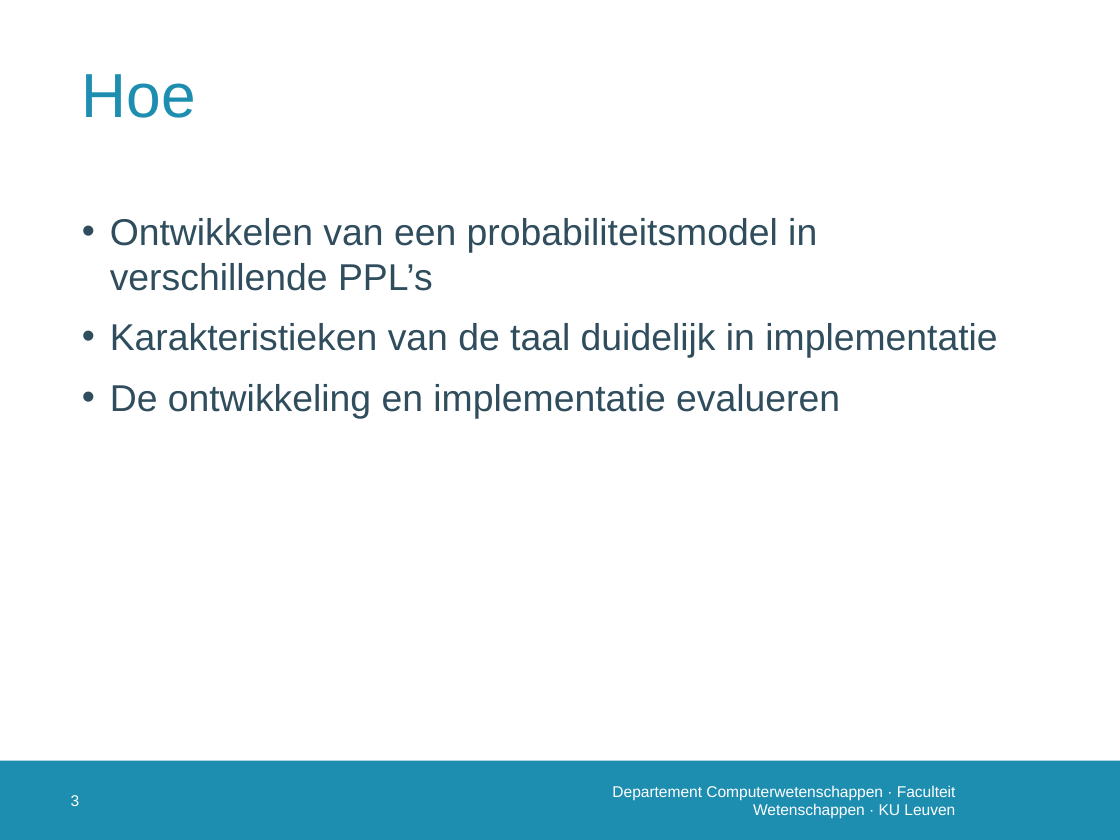
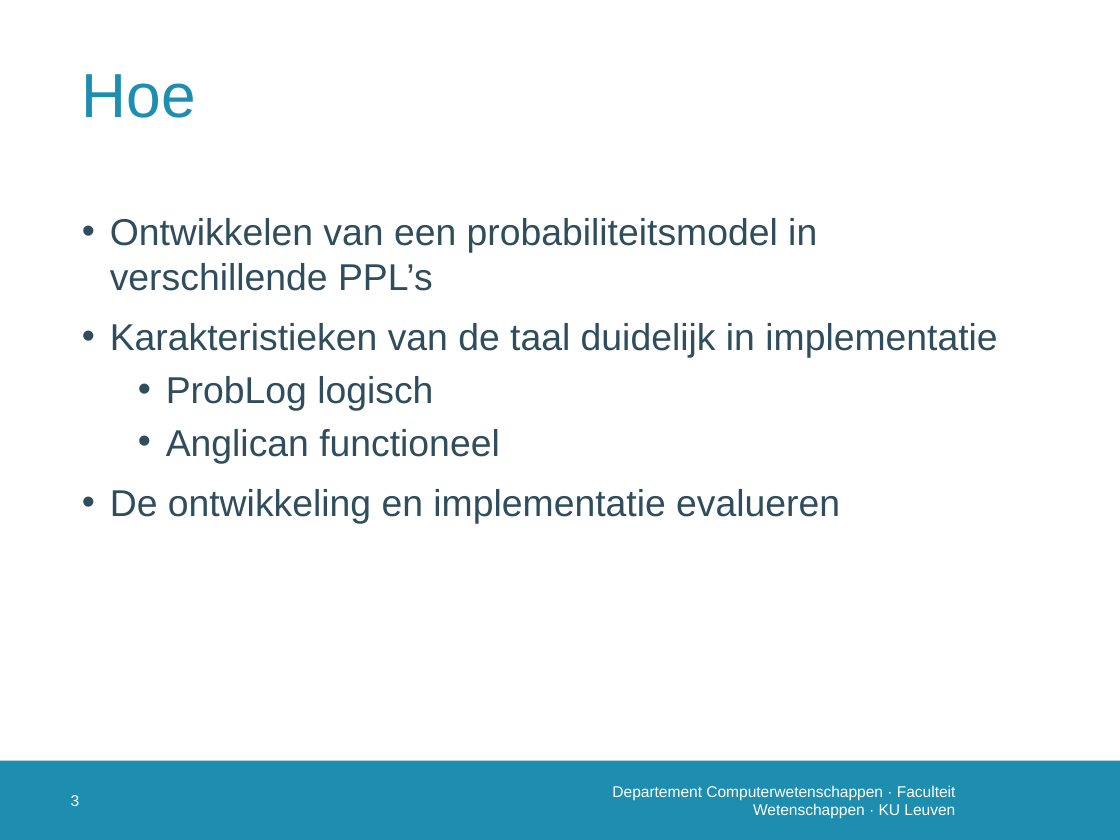
Before and after one commit to susverwimp/T208-Probabilistic-Programming-A-Case-Study, a slide deck: slide 4 of thesis/presentations/first/Probleemstellingv2.pptx. Drawn at 1120x840 pixels with LibreOffice and Linux fonts; fonts in the diff are those of the drawing; background and template pictures are left out. Boxes give left, top, right and bottom in pixels: in the first picture for what was removed or moved away, otherwise in the second. Text is boxed around its words. In the diff, an @@ line names an element or a change of style, - is before the commit and + after.

```diff
--- a/thesis/presentations/first/Probleemstellingv2.pptx
+++ b/thesis/presentations/first/Probleemstellingv2.pptx
@@ text at <box>166,376,500,463</box>: paragraphs added @@
+  • ProbLog logisch
+  • Anglican functioneel
```
Also in this commit, not shown: 5 other slides changed.
